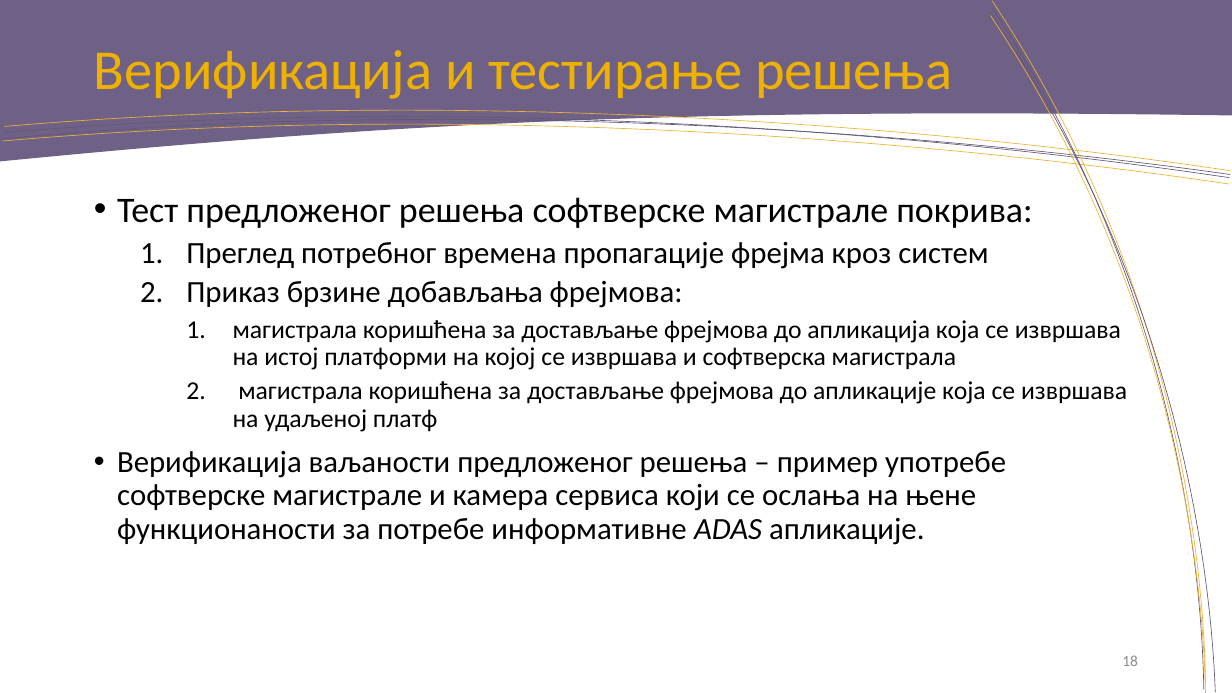
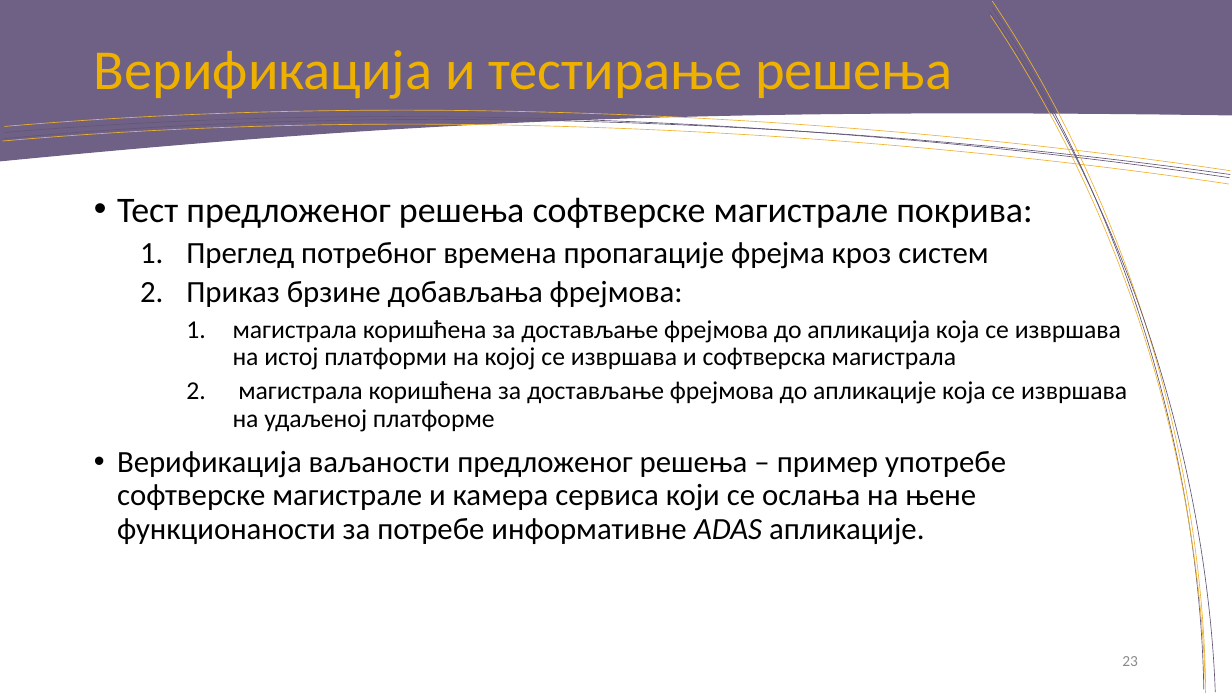
Before and after one commit to rondor1/msc, a slide deck: slide 23 of msc-e28-2018-pres.pptx (slide 18 before the commit). Drawn at 1232x693 pixels with LibreOffice and Linux fonts; fonts in the diff are those of the drawing; background and template pictures are left out. Boxes give left, top, right and bottom in pixels: in the first picture for what was removed or moved away, otherwise in the second. Text is boxed around its words. In the diff, an @@ line names an element or a change of style, - is before the commit and + after.

```diff
--- a/msc-e28-2018-pres.pptx
+++ b/msc-e28-2018-pres.pptx
@@ text at [233,381,1127,432]: text changed @@
-    2. магистрала коришћена за достављање фрејмова до апликације која се извршава на удаљеној платф
+    2. магистрала коришћена за достављање фрејмова до апликације која се извршава на удаљеној платформе
@@ page number at [1122,656,1138,666]: text changed @@
-18
+23
```
Also in this commit, not shown: 11 other slides changed, 6 slides added, 3 other files.
